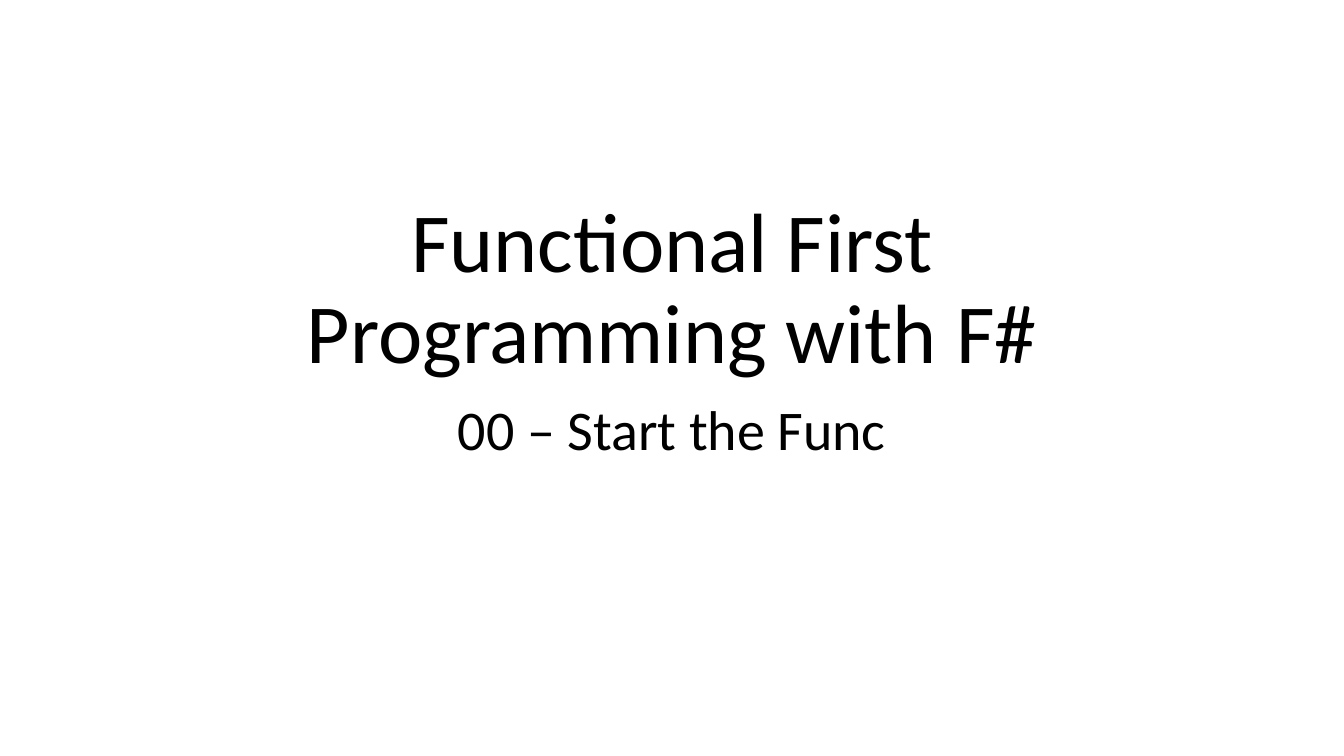
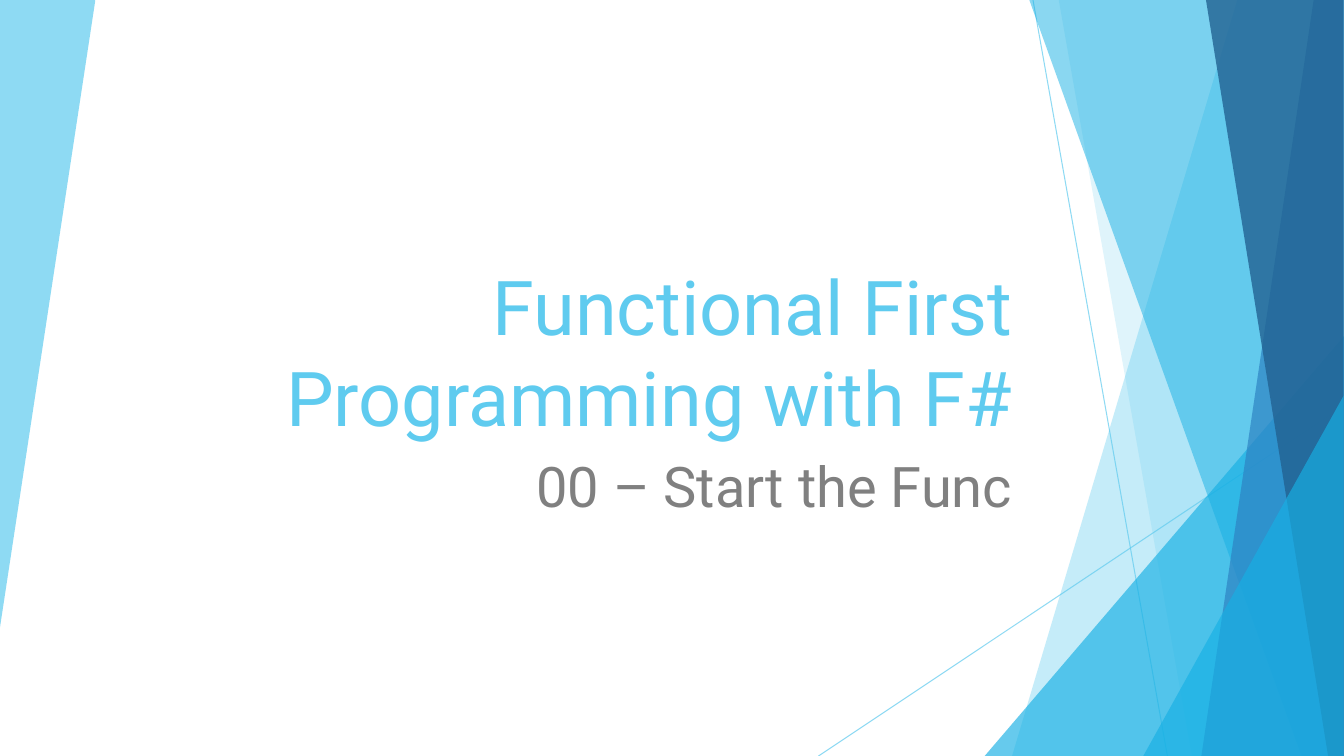
Before and after one commit to j1ebbinflow/FuncCourse, a slide deck: slide 1 of Topics/00 - Start the Func/Functional First Programming with F#.pptx. Drawn at 1344x756 pixels with LibreOffice and Linux fonts; fonts in the diff are those of the drawing. Boxes give left, top, right and bottom in pixels: in the first picture for what was removed or moved away, otherwise in the second. Text is boxed around its words. In the diff, an @@ line names an element or a change of style, - is before the commit and + after.

```diff
--- a/Topics/00 - Start the Func/Functional First Programming with F#.pptx
+++ b/Topics/00 - Start the Func/Functional First Programming with F#.pptx
@@ title "Functional First Programming with F#": place and size @@
-title "Functional First Programming with F#" at <box>307,213,1036,378</box>
+title "Functional First Programming with F#" at <box>286,278,1012,442</box>
@@ title "Functional First Programming with F#" at <box>286,278,1012,442</box>: size 60 to 54 pt, font Calibri to Roboto, text colour #000000 to #5FCBEF; alignment centre to right; line spacing 0.9 to 1 @@
@@ group added at <box>0,0,1344,756</box>: 6 freeform shapes, 2 lines, 2 triangles @@
@@ subtitle "00 – Start the Func": place and size @@
-subtitle "00 – Start the Func" at <box>458,411,886,451</box>
+subtitle "00 – Start the Func" at <box>536,465,1012,508</box>
@@ subtitle "00 – Start the Func" at <box>536,465,1012,508</box>: font Calibri to Roboto, text colour #000000 to #808080; alignment centre to right; line spacing 0.9 to 1 @@
```
Also in this commit, not shown: 19 other slides changed, 13 slides added, 5 slides removed.
